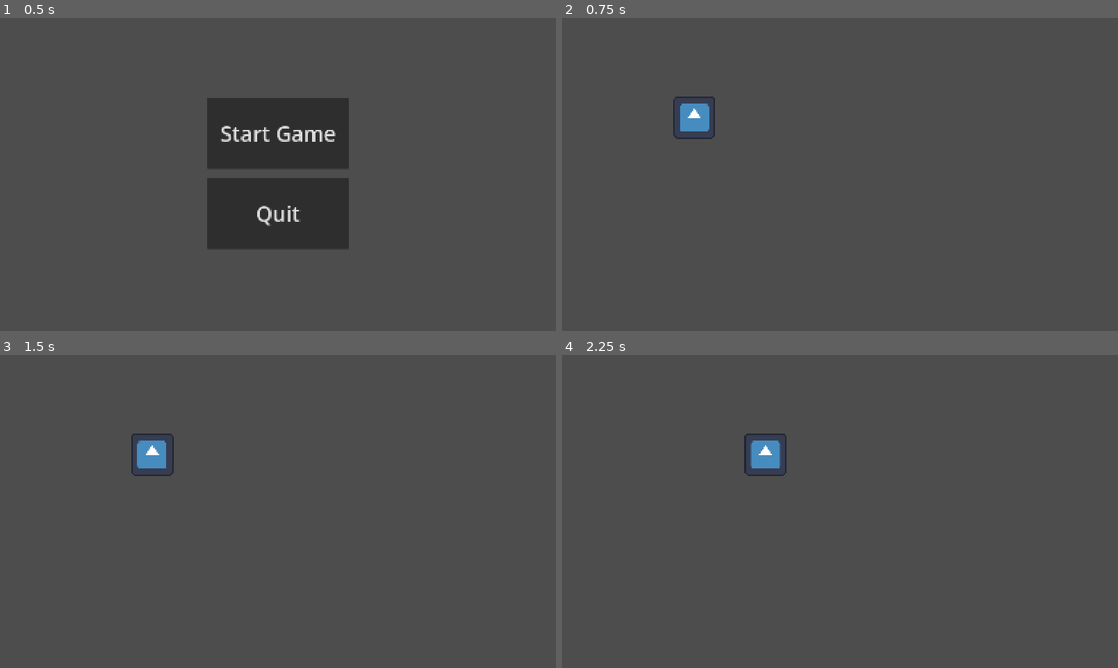
Above: before the commit, frames 1-4 (two rows, left to right).
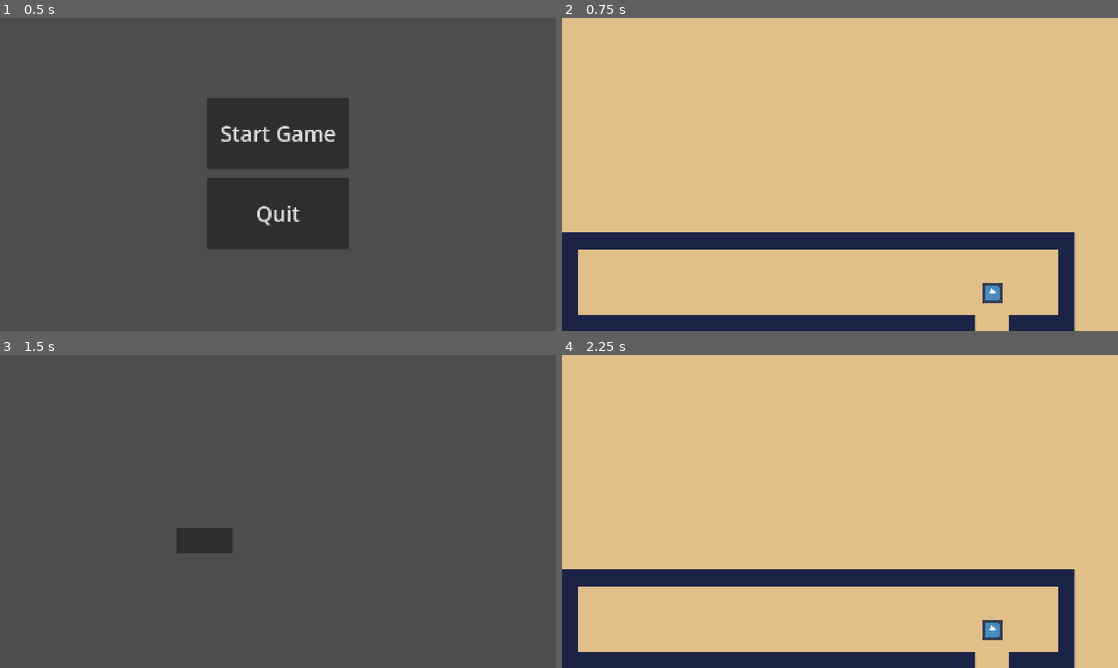
Above: after the commit, the same moments.

Repository: CISC104-F26/project5-Acevedo
Game: Godot game, scene res://title_screen.tscn
Two runs of this game, one before a commit and one after it. Both use one fixed random seed, a clock stepped at 60 frames per second and the inputs below. The engine's default icon, where the game draws it, is replaced by a stand-in: a white triangle on a blue panel in a dark square.
Inputs (mouse positions are in pixels of both pictures, inside the frame that each line leads up to):
- Up to frame 1 (0.5 s): no input
- Up to frame 2 (0.75 s): click "Start Game" at 0.5 s
- Up to frame 3 (1.5 s): tap Enter at 1.25 s; hold D (move_right) from 1.28 s (still down); tap Space (Interact, bound only after the commit) at 1.35 s
- Up to frame 4 (2.25 s): release D (move_right) at 2 s; click (767, 539) at 2.02 s

Frame 1 is identical in both runs. In frame 2, 100% of the frame differs, in the area x 0-100%, y 0-100%; in frame 3, 1.4%; in frame 4, 100%.

Commit message:
11/17 class

Diff:
--- /dev/null
+++ b/final-project-make-a-game/cups_cones_area.gd
@@ -0,0 +1,11 @@
+extends Area2D
+
+
+# Called when the node enters the scene tree for the first time.
+func _ready() -> void:
+	pass # Replace with function body.
+
+
+# Called every frame. 'delta' is the elapsed time since the previous frame.
+func _process(delta: float) -> void:
+	pass
--- /dev/null
+++ b/final-project-make-a-game/game_clock.gd
@@ -0,0 +1,15 @@
+extends Timer
+
+
+# Called when the node enters the scene tree for the first time.
+func _ready() -> void:
+	pass # Replace with function body.
+
+
+# Called every frame. 'delta' is the elapsed time since the previous frame.
+func _process(delta: float) -> void:
+	pass
+
+
+func _on_timeout() -> void:
+	pass # Replace with function body.
--- /dev/null
+++ b/final-project-make-a-game/game_clock.tscn
@@ -0,0 +1,8 @@
+[gd_scene format=3 uid="uid://be13bgx8wphlw"]
+
+[ext_resource type="Script" uid="uid://ckrb50lfac2bx" path="res://game_clock.gd" id="1_fnpis"]
+
+[node name="GameClock" type="Timer" unique_id=177814370]
+script = ExtResource("1_fnpis")
+
+[connection signal="timeout" from="." to="." method="_on_timeout"]
--- a/final-project-make-a-game/main_game.tscn
+++ b/final-project-make-a-game/main_game.tscn
@@ -1,7 +1,14 @@
 [gd_scene format=3 uid="uid://chrgigqlvs8f6"]
 
+[ext_resource type="Texture2D" uid="uid://d4ac1mpqntcmd" path="res://Assets/BG_Primitive-12x.png" id="1_ykeeq"]
 [ext_resource type="Script" uid="uid://4c6qvmuk6vp1" path="res://player_character.gd" id="1_yx7mw"]
 [ext_resource type="Texture2D" uid="uid://cjvlkx0d4uk7f" path="res://icon.svg" id="2_ykeeq"]
+[ext_resource type="Script" uid="uid://cx1x748fjsr48" path="res://scoop_cabinet_1.gd" id="4_4srsv"]
+[ext_resource type="Script" uid="uid://c8x4oe503t1k6" path="res://scoop_cabinet_2.gd" id="5_mf81u"]
+[ext_resource type="Script" uid="uid://c5g0q13ww2u42" path="res://scoop_cabinet_3.gd" id="6_02kkc"]
+[ext_resource type="Script" uid="uid://cax7mhmrr8fkr" path="res://restock_area.gd" id="7_aomqu"]
+[ext_resource type="Script" uid="uid://dt7wsgpar64f5" path="res://cups_cones_area.gd" id="8_krmtw"]
+[ext_resource type="Script" uid="uid://b11s0scvtqlme" path="res://order_area.gd" id="9_jgkyn"]
 
 [sub_resource type="SpriteFrames" id="SpriteFrames_0fbbt"]
 animations = [{
@@ -22,10 +29,37 @@
 [sub_resource type="RectangleShape2D" id="RectangleShape2D_yx7mw"]
 size = Vector2(20, 993)
 
+[sub_resource type="RectangleShape2D" id="RectangleShape2D_i1o4x"]
+size = Vector2(1550, 49)
+
+[sub_resource type="RectangleShape2D" id="RectangleShape2D_82ao8"]
+size = Vector2(1250, 48)
+
+[sub_resource type="RectangleShape2D" id="RectangleShape2D_bclsa"]
+size = Vector2(200, 48)
+
+[sub_resource type="RectangleShape2D" id="RectangleShape2D_yj4cr"]
+size = Vector2(50.5, 200)
+
+[sub_resource type="RectangleShape2D" id="RectangleShape2D_txvy8"]
+size = Vector2(125, 40)
+
+[sub_resource type="RectangleShape2D" id="RectangleShape2D_1hl1u"]
+size = Vector2(100, 45)
+
+[sub_resource type="RectangleShape2D" id="RectangleShape2D_ht0ft"]
+size = Vector2(64, 40)
+
 [node name="MainGame" type="Node2D" unique_id=1453307233]
 
+[node name="BG" type="Sprite2D" parent="." unique_id=1110683324]
+position = Vector2(840, 472.5)
+scale = Vector2(0.833, 0.833)
+texture = ExtResource("1_ykeeq")
+
 [node name="PlayerCharacter" type="CharacterBody2D" parent="." unique_id=763802361]
-position = Vector2(400, 300)
+position = Vector2(1300, 830)
+scale = Vector2(0.5, 0.5)
 script = ExtResource("1_yx7mw")
 
 [node name="CharacterSprite" type="AnimatedSprite2D" parent="PlayerCharacter" unique_id=56042403]
@@ -35,20 +69,98 @@
 scale = Vector2(6, 6)
 shape = SubResource("RectangleShape2D_mxyc4")
 
-[node name="Border" type="StaticBody2D" parent="." unique_id=192715097]
+[node name="Impassable" type="StaticBody2D" parent="." unique_id=192715097]
 
-[node name="TopBorder" type="CollisionShape2D" parent="Border" unique_id=1930508175]
+[node name="TopBorder" type="CollisionShape2D" parent="Impassable" unique_id=1930508175]
 position = Vector2(840, -10)
 shape = SubResource("RectangleShape2D_0fbbt")
 
-[node name="RightBorder" type="CollisionShape2D" parent="Border" unique_id=1644881064]
-position = Vector2(-10, 372)
+[node name="RightBorder" type="CollisionShape2D" parent="Impassable" unique_id=1644881064]
+position = Vector2(-10, 470)
 shape = SubResource("RectangleShape2D_yx7mw")
 
-[node name="BottomBorder" type="CollisionShape2D" parent="Border" unique_id=804522581]
+[node name="BottomBorder" type="CollisionShape2D" parent="Impassable" unique_id=804522581]
 position = Vector2(840, 955)
 shape = SubResource("RectangleShape2D_0fbbt")
 
-[node name="LeftBorder" type="CollisionShape2D" parent="Border" unique_id=745490194]
-position = Vector2(1690, 448.5)
+[node name="LeftBorder" type="CollisionShape2D" parent="Impassable" unique_id=745490194]
+position = Vector2(1690, 470)
 shape = SubResource("RectangleShape2D_yx7mw")
+
+[node name="TopCounter" type="CollisionShape2D" parent="Impassable" unique_id=1750086408]
+position = Vector2(775, 672.5)
+shape = SubResource("RectangleShape2D_i1o4x")
+
+[node name="BottomLeftCounter" type="CollisionShape2D" parent="Impassable" unique_id=1145691279]
+position = Vector2(625, 921)
+shape = SubResource("RectangleShape2D_82ao8")
+
+[node name="BottomRightCounter" type="CollisionShape2D" parent="Impassable" unique_id=790358205]
+position = Vector2(1450, 921)
+shape = SubResource("RectangleShape2D_bclsa")
+
+[node name="RightCounter" type="CollisionShape2D" parent="Impassable" unique_id=714191594]
+position = Vector2(1524.5, 797)
+shape = SubResource("RectangleShape2D_yj4cr")
+
+[node name="LeftCounter" type="CollisionShape2D" parent="Impassable" unique_id=740766029]
+position = Vector2(25.75, 797)
+shape = SubResource("RectangleShape2D_yj4cr")
+
+[node name="ScoopCabinet1" type="Area2D" parent="." unique_id=1294789397]
+script = ExtResource("4_4srsv")
+
+[node name="Cab1Coll" type="CollisionShape2D" parent="ScoopCabinet1" unique_id=1784703419]
+position = Vector2(350, 717)
+scale = Vector2(0.7, 1)
+shape = SubResource("RectangleShape2D_txvy8")
+
+[node name="ScoopCabinet2" type="Area2D" parent="." unique_id=1088409796]
+script = ExtResource("5_mf81u")
+
+[node name="Cab2Coll" type="CollisionShape2D" parent="ScoopCabinet2" unique_id=1852909229]
+position = Vector2(500, 717)
+scale = Vector2(0.7, 1)
+shape = SubResource("RectangleShape2D_txvy8")
+
+[node name="ScoopCabinet3" type="Area2D" parent="." unique_id=2103572035]
+script = ExtResource("6_02kkc")
+
+[node name="Cab3Coll" type="CollisionShape2D" parent="ScoopCabinet3" unique_id=795267296]
+position = Vector2(650, 717)
+scale = Vector2(0.7, 1)
+shape = SubResource("RectangleShape2D_txvy8")
+
+[node name="RestockArea" type="Area2D" parent="." unique_id=682553330]
+script = ExtResource("7_aomqu")
+
+[node name="RestockColl" type="CollisionShape2D" parent="RestockArea" unique_id=636217158]
+position = Vector2(1300, 922.5)
+shape = SubResource("RectangleShape2D_1hl1u")
+
+[node name="CupsConesArea" type="Area2D" parent="." unique_id=1391706644]
+script = ExtResource("8_krmtw")
+
+[node name="CupsConesColl" type="CollisionShape2D" parent="CupsConesArea" unique_id=896720775]
+position = Vector2(800, 717)
+shape = SubResource("RectangleShape2D_ht0ft")
+
+[node name="OrderArea" type="Area2D" parent="." unique_id=925686695]
+script = ExtResource("9_jgkyn")
+
+[node name="OrderColl" type="CollisionShape2D" parent="OrderArea" unique_id=72071868]
+position = Vector2(1082, 718)
+shape = SubResource("RectangleShape2D_txvy8")
+
+[connection signal="body_entered" from="ScoopCabinet1" to="PlayerCharacter" method="_on_scoop_cabinet_1_body_entered"]
+[connection signal="body_exited" from="ScoopCabinet1" to="PlayerCharacter" method="_on_scoop_cabinet_1_body_exited"]
+[connection signal="body_entered" from="ScoopCabinet2" to="PlayerCharacter" method="_on_scoop_cabinet_2_body_entered"]
+[connection signal="body_exited" from="ScoopCabinet2" to="PlayerCharacter" method="_on_scoop_cabinet_2_body_exited"]
+[connection signal="body_entered" from="ScoopCabinet3" to="PlayerCharacter" method="_on_scoop_cabinet_3_body_entered"]
+[connection signal="body_exited" from="ScoopCabinet3" to="PlayerCharacter" method="_on_scoop_cabinet_3_body_exited"]
+[connection signal="body_entered" from="RestockArea" to="PlayerCharacter" method="_on_restock_area_body_entered"]
+[connection signal="body_exited" from="RestockArea" to="PlayerCharacter" method="_on_restock_area_body_exited"]
+[connection signal="body_entered" from="CupsConesArea" to="PlayerCharacter" method="_on_cups_cones_area_body_entered"]
+[connection signal="body_exited" from="CupsConesArea" to="PlayerCharacter" method="_on_cups_cones_area_body_exited"]
+[connection signal="body_entered" from="OrderArea" to="PlayerCharacter" method="_on_order_area_body_entered"]
+[connection signal="body_exited" from="OrderArea" to="PlayerCharacter" method="_on_order_area_body_exited"]
--- /dev/null
+++ b/final-project-make-a-game/order_area.gd
@@ -0,0 +1,11 @@
+extends Area2D
+
+
+# Called when the node enters the scene tree for the first time.
+func _ready() -> void:
+	pass # Replace with function body.
+
+
+# Called every frame. 'delta' is the elapsed time since the previous frame.
+func _process(delta: float) -> void:
+	pass
--- a/final-project-make-a-game/player_character.gd
+++ b/final-project-make-a-game/player_character.gd
@@ -1,18 +1,88 @@
 extends CharacterBody2D
 
-const SPEED = 300.0
+var Cab1Scoopable = false
+var Cab2Scoopable = false
+var Cab3Scoopable = false
+var CupsConesReachable = false
+var Restockable = false
+var Orderable = false
+const SPEED = 200.0
 
 func _physics_process(delta: float) -> void:
 	if Input.is_action_pressed("move_up"):
-		velocity.y = -1 * SPEED
+		velocity.y = -1
 	elif Input.is_action_pressed("move_down"):
-		velocity.y = 1 * SPEED
+		velocity.y = 1
 	else:
 		velocity.y = move_toward(velocity.y, 0, SPEED)
 	if Input.is_action_pressed("move_left"):
-		velocity.x = -1 * SPEED
+		velocity.x = -1
 	elif Input.is_action_pressed("move_right"):
-		velocity.x = 1 * SPEED
+		velocity.x = 1
 	else:
 		velocity.x = move_toward(velocity.x, 0, SPEED)
+	velocity = velocity.normalized() * SPEED
 	move_and_slide()
+
+func _process(delta: float) -> void:
+	if Cab1Scoopable and Input.is_action_just_pressed("Interact"):
+		get_tree().change_scene_to_file("res://scoop_1.tscn")
+
+func _on_scoop_cabinet_1_body_entered(body: Node2D) -> void:
+	print("Cabinet 1 is scoopable.")
+	Cab1Scoopable = true
+
+
+func _on_scoop_cabinet_1_body_exited(body: Node2D) -> void:
+	print("Cabinet 1 is no longer scoopable.")
+	Cab1Scoopable = false
+
+
+func _on_scoop_cabinet_2_body_entered(body: Node2D) -> void:
+	print("Cabinet 2 is scoopable.")
+	Cab2Scoopable = true
+
+
+func _on_scoop_cabinet_2_body_exited(body: Node2D) -> void:
+	print("Cabinet 2 is no longer scoopable.")
+	Cab2Scoopable = false
+
+
+func _on_scoop_cabinet_3_body_entered(body: Node2D) -> void:
+	print("Cabinet 3 is scoopable.")
+	Cab3Scoopable = true
+
+
+func _on_scoop_cabinet_3_body_exited(body: Node2D) -> void:
+	print("Cabinet 3 is no longer scoopable.")
+	Cab3Scoopable = false
+
+
+func _on_restock_area_body_entered(body: Node2D) -> void:
+	print("Restockable.")
+	Restockable = true
+
+
+func _on_restock_area_body_exited(body: Node2D) -> void:
+	print("No longer restockable.")
+	Restockable = false
+
+
+func _on_cups_cones_area_body_entered(body: Node2D) -> void:
+	print("Cups & Cones are reachable.")
+	CupsConesReachable = true
+
+
+func _on_cups_cones_area_body_exited(body: Node2D) -> void:
+	print("Cups & Cones are no longer reachable.")
+	CupsConesReachable = false
+
+
+func _on_order_area_body_entered(body: Node2D) -> void:
+	print("Orderable.")
+	Orderable = true
+
+
+func _on_order_area_body_exited(body: Node2D) -> void:
+	print("No longer orderable.")
+	Orderable = false
--- a/final-project-make-a-game/project.godot
+++ b/final-project-make-a-game/project.godot
@@ -14,6 +14,10 @@
 run/main_scene="uid://bsceodfd2hxq6"
 config/features=PackedStringArray("4.7", "GL Compatibility")
 config/icon="res://icon.svg"
+
+[autoload]
+
+GameClock="*uid://be13bgx8wphlw"
 
 [display]
 
@@ -48,6 +52,11 @@
 , Object(InputEventKey,"resource_local_to_scene":false,"resource_name":"","device":-1,"window_id":0,"alt_pressed":false …(186 unchanged characters)…
 ]
 }
+Interact={
+"deadzone": 0.2,
+"events": [Object(InputEventKey,"resource_local_to_scene":false,"resource_name":"","device":-1,"window_id":0,"alt_pressed":false,"shift_pressed":false,"ctrl_pressed":false,"meta_pressed":false,"pressed":false,"keycode":0,"physical_keycode":32,"key_label":0,"unicode":32,"location":0,"echo":false,"script":null)
+]
+}
 
 [physics]
 
--- /dev/null
+++ b/final-project-make-a-game/restock_area.gd
@@ -0,0 +1,11 @@
+extends Area2D
+
+
+# Called when the node enters the scene tree for the first time.
+func _ready() -> void:
+	pass # Replace with function body.
+
+
+# Called every frame. 'delta' is the elapsed time since the previous frame.
+func _process(delta: float) -> void:
+	pass
--- /dev/null
+++ b/final-project-make-a-game/scoop_1.tscn
@@ -0,0 +1,14 @@
+[gd_scene format=3 uid="uid://qtrojivky2xo"]
+
+[ext_resource type="Script" uid="uid://c65y8e0n46o30" path="res://test_return.gd" id="1_t3f7h"]
+
+[node name="Scoop1" type="Node2D" unique_id=1727005983]
+
+[node name="TestReturn" type="Button" parent="." unique_id=1426302315]
+offset_left = 533.0
+offset_top = 524.0
+offset_right = 703.0
+offset_bottom = 598.0
+script = ExtResource("1_t3f7h")
+
+[connection signal="pressed" from="TestReturn" to="TestReturn" method="_on_pressed"]
--- /dev/null
+++ b/final-project-make-a-game/scoop_2.tscn
@@ -0,0 +1,3 @@
+[gd_scene format=3 uid="uid://b63ds5057osx2"]
+
+[node name="Scoop2" type="Node2D" unique_id=1540880311]
--- /dev/null
+++ b/final-project-make-a-game/scoop_3.tscn
@@ -0,0 +1,3 @@
+[gd_scene format=3 uid="uid://d3qt6too30uya"]
+
+[node name="Scoop3" type="Node2D" unique_id=1156393099]
--- /dev/null
+++ b/final-project-make-a-game/scoop_cabinet_1.gd
@@ -0,0 +1,11 @@
+extends Area2D
+
+
+# Called when the node enters the scene tree for the first time.
+func _ready() -> void:
+	pass # Replace with function body.
+
+
+# Called every frame. 'delta' is the elapsed time since the previous frame.
+func _process(delta: float) -> void:
+	pass
--- /dev/null
+++ b/final-project-make-a-game/scoop_cabinet_2.gd
@@ -0,0 +1,11 @@
+extends Area2D
+
+
+# Called when the node enters the scene tree for the first time.
+func _ready() -> void:
+	pass # Replace with function body.
+
+
+# Called every frame. 'delta' is the elapsed time since the previous frame.
+func _process(delta: float) -> void:
+	pass
--- /dev/null
+++ b/final-project-make-a-game/scoop_cabinet_3.gd
@@ -0,0 +1,11 @@
+extends Area2D
+
+
+# Called when the node enters the scene tree for the first time.
+func _ready() -> void:
+	pass # Replace with function body.
+
+
+# Called every frame. 'delta' is the elapsed time since the previous frame.
+func _process(delta: float) -> void:
+	pass
--- /dev/null
+++ b/final-project-make-a-game/test_return.gd
@@ -0,0 +1,15 @@
+extends Button
+
+
+# Called when the node enters the scene tree for the first time.
+func _ready() -> void:
+	pass # Replace with function body.
+
+
+# Called every frame. 'delta' is the elapsed time since the previous frame.
+func _process(delta: float) -> void:
+	pass
+
+
+func _on_pressed() -> void:
+	get_tree().change_scene_to_file("res://main_game.tscn")
Binary file added: final-project-make-a-game/Assets/BG_Primitive-12x.png
Not shown, added: final-project-make-a-game/Assets/BG_Primitive-12x.png.import
Not shown, added: final-project-make-a-game/cups_cones_area.gd.uid
Not shown, added: final-project-make-a-game/game_clock.gd.uid
Not shown, added: final-project-make-a-game/order_area.gd.uid
Not shown, added: final-project-make-a-game/restock_area.gd.uid
Not shown, added: final-project-make-a-game/scoop_cabinet_1.gd.uid
Not shown, added: final-project-make-a-game/scoop_cabinet_2.gd.uid
Not shown, added: final-project-make-a-game/scoop_cabinet_3.gd.uid
Not shown, added: final-project-make-a-game/test_return.gd.uid
